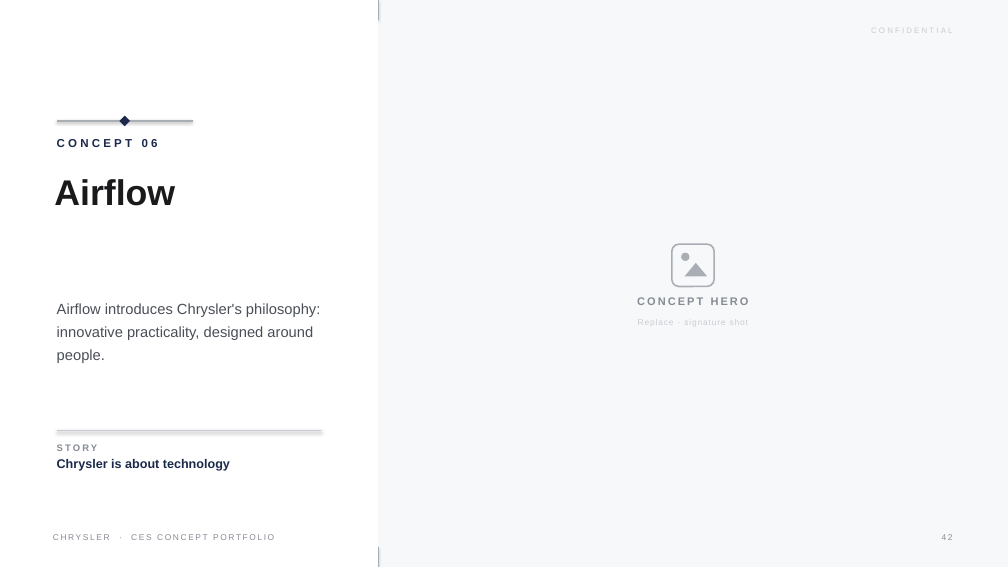
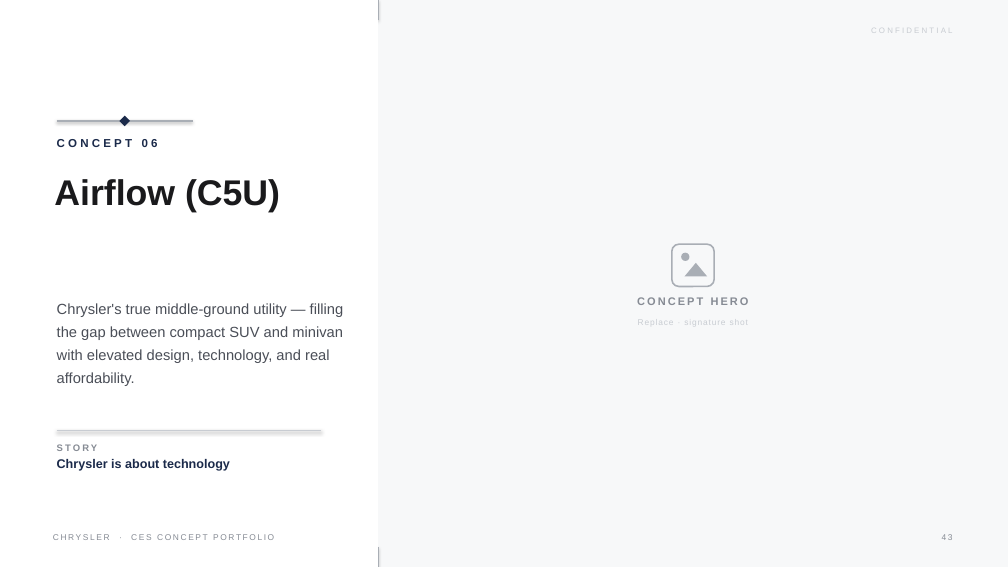
Before and after one commit to LG-Succe55/CLAUDE, a slide deck: slide 43 of Chrysler_CES_Concept_Portfolio.pptx (slide 42 before the commit). Drawn at 1008x567 pixels with LibreOffice and Linux fonts; fonts in the diff are those of the drawing. Boxes give left, top, right and bottom in pixels: in the first picture for what was removed or moved away, otherwise in the second. Text is boxed around its words. In the diff, an @@ line names an element or a change of style, - is before the commit and + after.

```diff
--- a/Chrysler_CES_Concept_Portfolio.pptx
+++ b/Chrysler_CES_Concept_Portfolio.pptx
@@ text at (x1=54, y1=179, x2=280, y2=212): text changed @@
-Airflow
+Airflow (C5U)
@@ text at (x1=57, y1=303, x2=343, y2=386): text changed @@
-Airflow introduces Chrysler's philosophy: innovative practicality, designed around people.
+Chrysler's true middle-ground utility — filling the gap between compact SUV and minivan with elevated design, technology, and real affordability.
```
Also in this commit, not shown: 37 other slides changed, 2 slides added, 1 slide removed, 1 other file.
